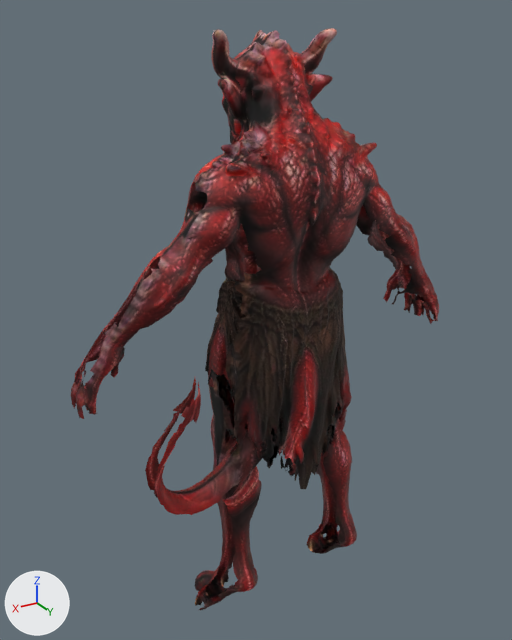
The glTF model characters_art/monsters/red_demon_spawnling/red_demon_spawnling_v2.glb as it was, and as the next commit left it.
Before and after are seen from a 50 mm camera at (0.856, 1.316, 1.476) aimed at (0.036, -0.05, 0.793). The lights are fixed; the arrows at lower left show +X, +Y and +Z. The older version comes first. Vertices at exactly the same position are counted once.

In view in the first picture: 'red_demon_spawnling_v2'.
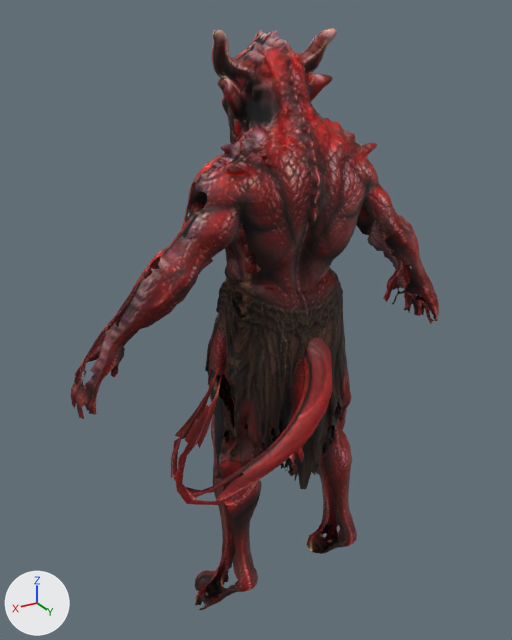
What differs and where, as boxes (x1, y1, x2, y2) in the pictures (512 x 640 px; the box of a moved part takes in the faces that stretch with it):
part 1 of me_geometry_0_001, moved or reshaped: before (145, 378, 256, 515); after (171, 337, 332, 505)

Patch to the scene script:
```diff
--- a/characters_art/monsters/red_demon_spawnling/red_demon_spawnling_v2.glb.py
+++ b/characters_art/monsters/red_demon_spawnling/red_demon_spawnling_v2.glb.py
@@ me_geometry_0_001 @@
 # used by ob_red_demon_spawnling_v2; location = (0.0, 0.0, 0.0)
-me_geometry_0_001.from_pydata(...)  # 11582 vertices, 21905 faces; spans x -0.51..0.51, y -0.203..0.146, z 0.004..1.45
+me_geometry_0_001.from_pydata(...)  # 11581 vertices, 21886 faces; spans x -0.51..0.51, y -0.203..0.212, z 0.004..1.45
+# me_geometry_0_001 part 1: 95 vertices moved from x 0.155..0.366, y -0.012..0.098, z 0.411..0.544 to x -0.038..0.192, y 0.0..0.212, z 0.418..0.835; 155 vertices removed from x 0.169..0.383, y 0.024..0.112, z 0.409..0.766; 154 vertices added at x -0.033..0.371, y 0.04..0.212, z 0.446..0.851
 me_geometry_0_001.materials.append(mat_red_demon_spawnling_v2_mat)
```
